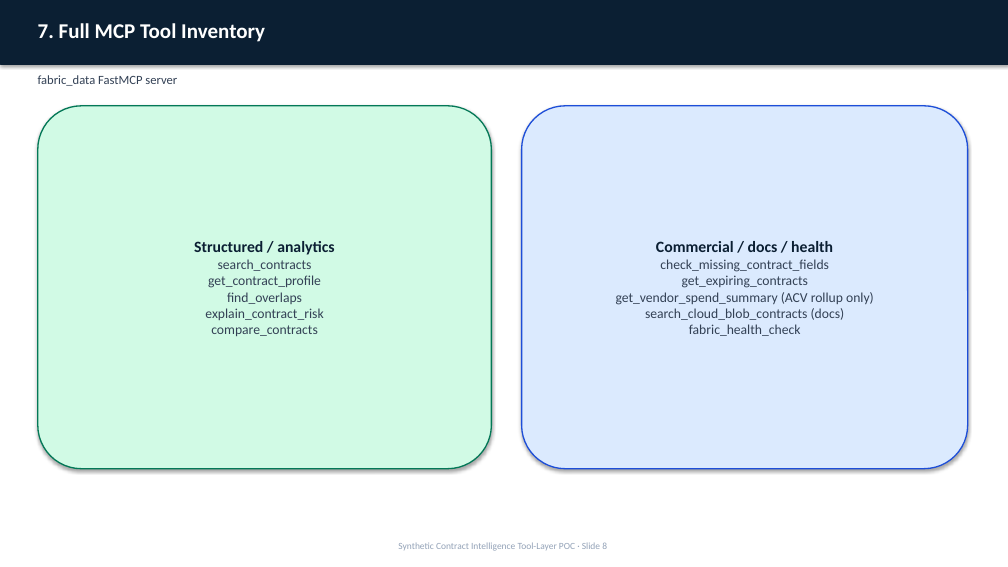
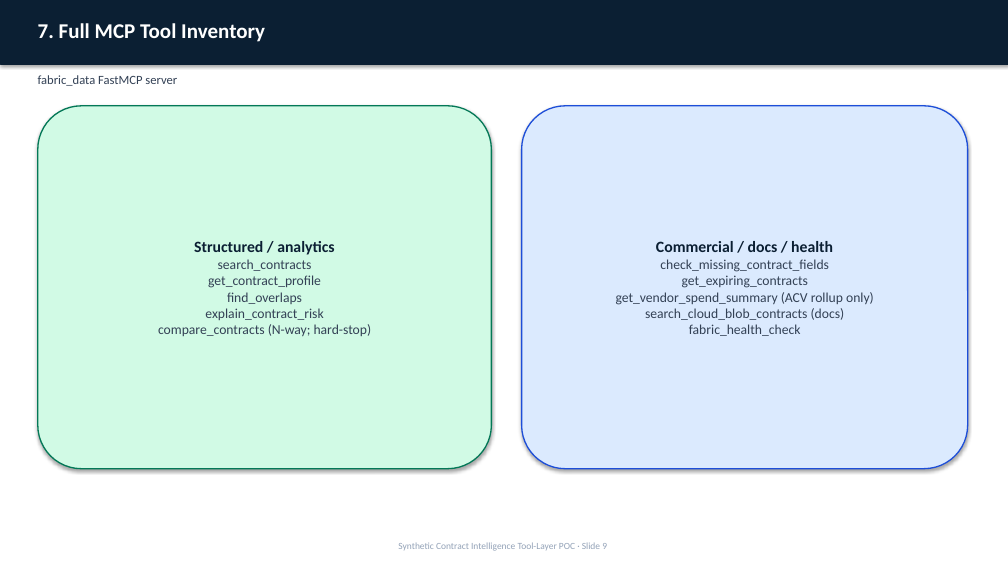
Before and after one commit to booshank/VALAgent, a slide deck: slide 9 of docs/VAL_CoPilot_Architecture_and_Process_Flow.pptx (slide 8 before the commit). Drawn at 1008x567 pixels with LibreOffice and Linux fonts; fonts in the diff are those of the drawing. Boxes give left, top, right and bottom in pixels: in the first picture for what was removed or moved away, otherwise in the second. Text is boxed around its words. In the diff, an @@ line names an element or a change of style, - is before the commit and + after.

```diff
--- a/docs/VAL_CoPilot_Architecture_and_Process_Flow.pptx
+++ b/docs/VAL_CoPilot_Architecture_and_Process_Flow.pptx
@@ text in rounded rectangle at box(158, 259, 372, 336): text changed @@
-search_contracts
-get_contract_profile
-find_overlaps
-explain_contract_risk
-compare_contracts
+search_contracts
+get_contract_profile
+find_overlaps
+explain_contract_risk
+compare_contracts (N-way; hard-stop)
```
Also in this commit, not shown: 9 other slides changed, 1 slide added, 6 other files.
